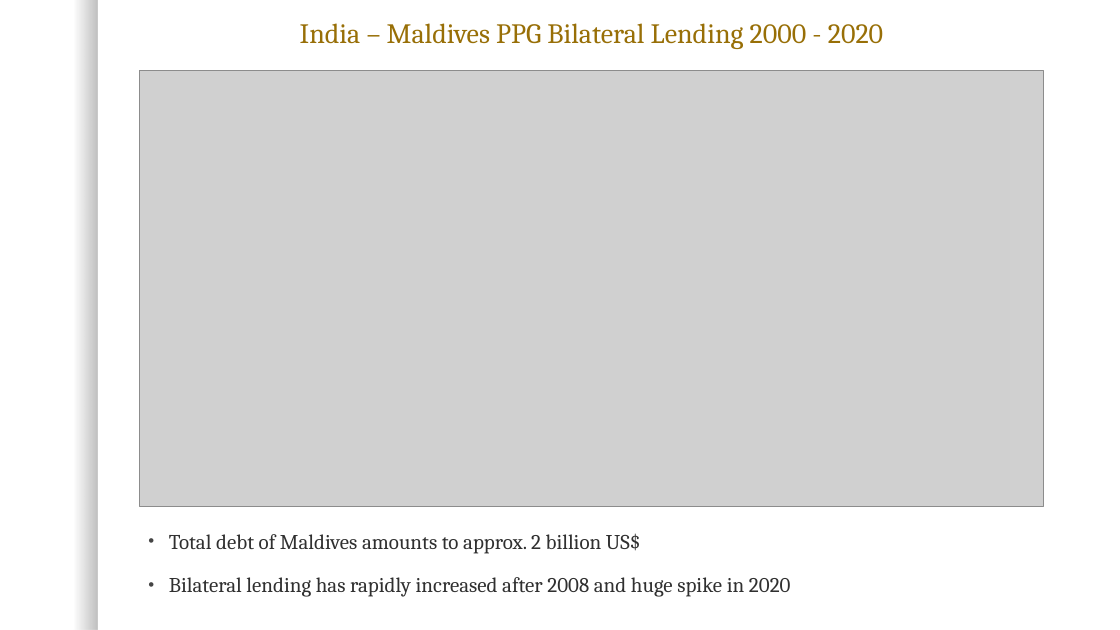
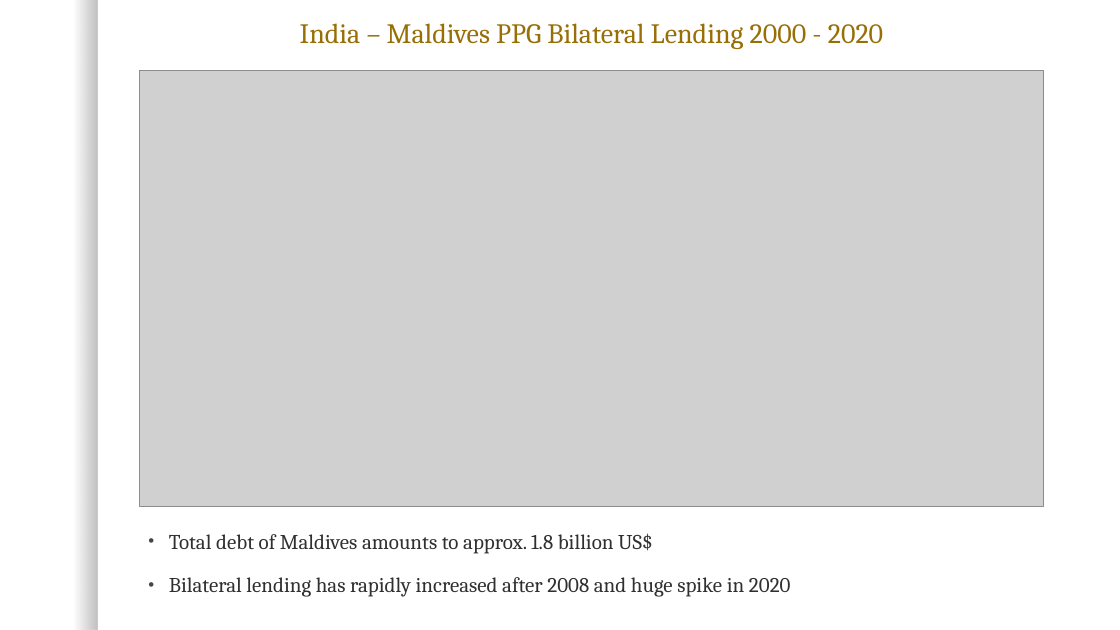
Before and after one commit to heyitsabhijeet/International-Debt-Statistics, a slide deck: slide 9 of India & Neighbours PPG Bilateral Debt Analysis.pptx. Drawn at 1120x630 pixels with LibreOffice and Linux fonts; fonts in the diff are those of the drawing; grey boxes stand for pictures; background and template pictures are left out. Boxes give left, top, right and bottom in pixels: in the first picture for what was removed or moved away, otherwise in the second. Text is boxed around its words. In the diff, an @@ line names an element or a change of style, - is before the commit and + after.

```diff
--- a/India & Neighbours PPG Bilateral Debt Analysis.pptx
+++ b/India & Neighbours PPG Bilateral Debt Analysis.pptx
@@ text at box(169, 533, 653, 554): text changed @@
-• Total debt of Maldives amounts to approx. 2 billion US$
+• Total debt of Maldives amounts to approx. 1.8 billion US$
```
Also in this commit, not shown: 4 other slides changed, 1 slide added.
